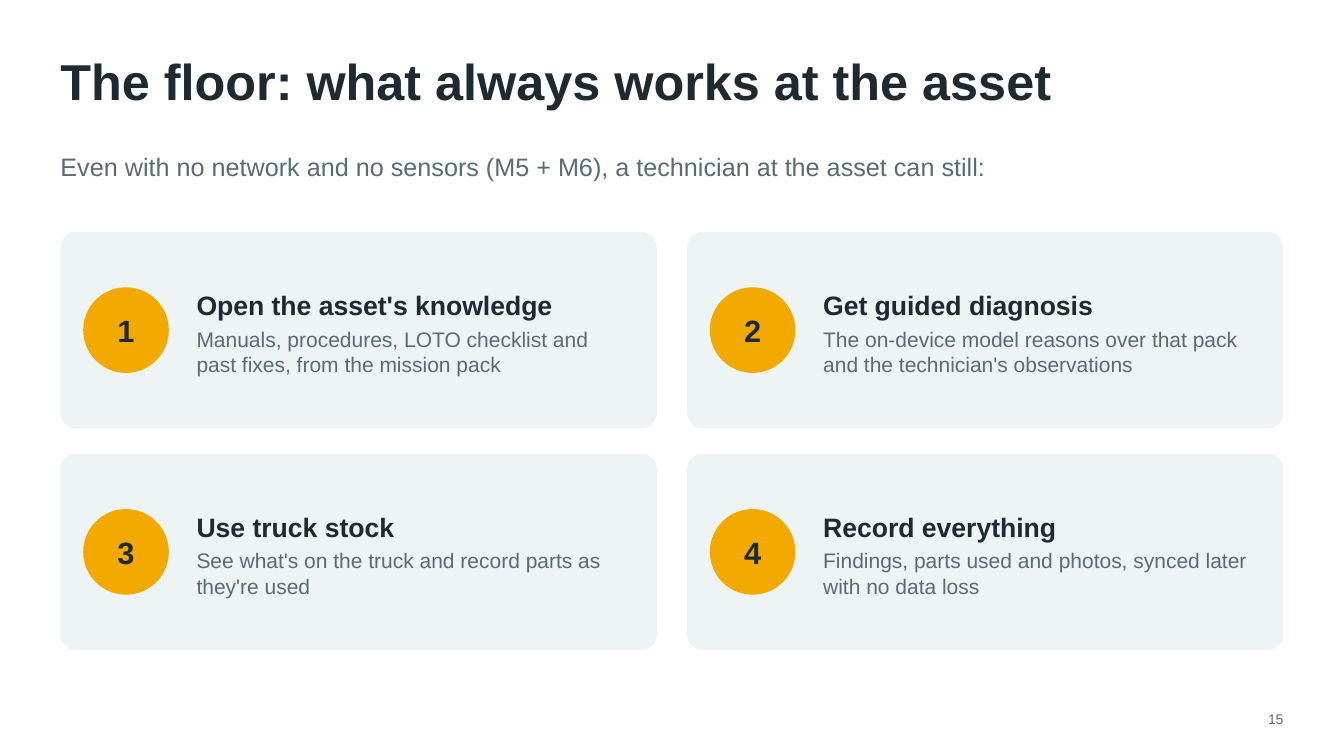
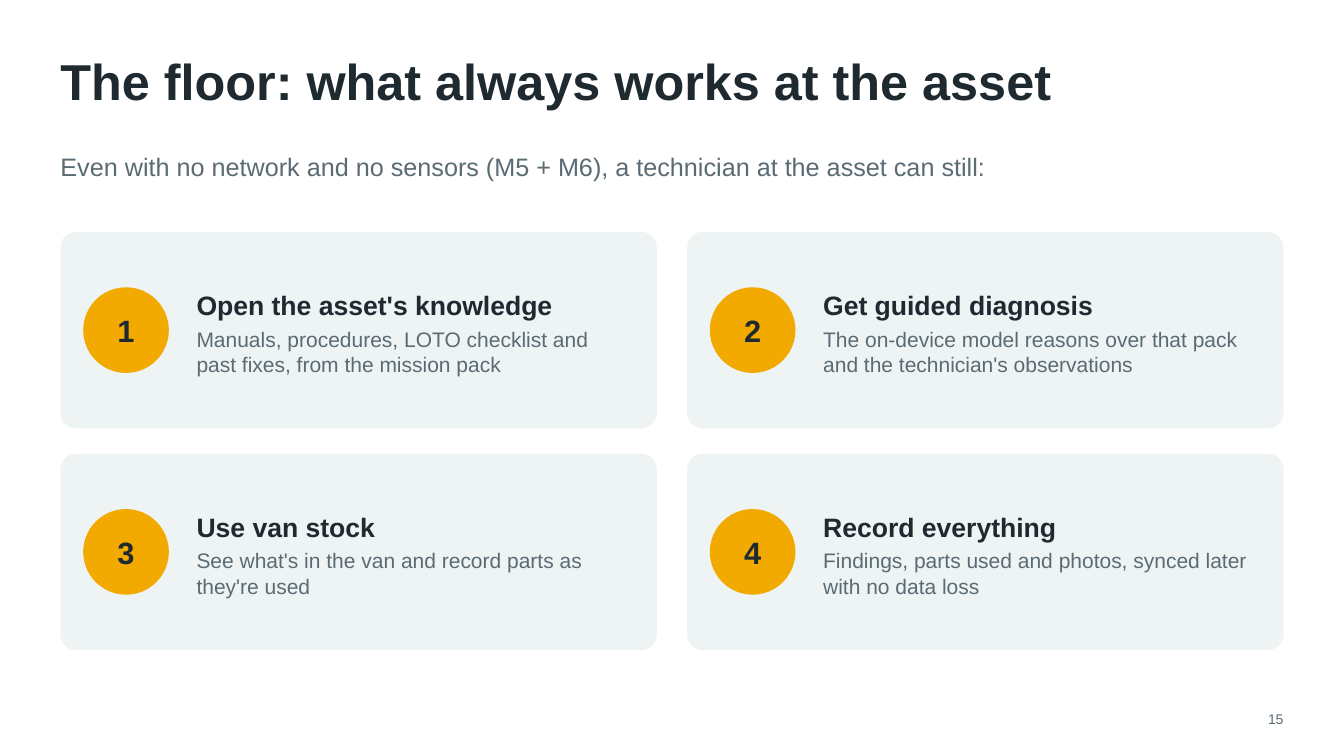
Before and after one commit to chandra50/hybrid-ai-service, a slide deck: slide 15 of docs/hybrid-ai-design.pptx. Drawn at 1344x756 pixels with LibreOffice and Linux fonts; fonts in the diff are those of the drawing. Boxes give left, top, right and bottom in pixels: in the first picture for what was removed or moved away, otherwise in the second. Text is boxed around its words. In the diff, an @@ line names an element or a change of style, - is before the commit and + after.

```diff
--- a/docs/hybrid-ai-design.pptx
+++ b/docs/hybrid-ai-design.pptx
@@ text at (x1=197, y1=517, x2=582, y2=598): text changed @@
-Use truck stock
-See what's on the truck and record parts as they're used
+Use van stock
+See what's in the van and record parts as they're used
```
Also in this commit, not shown: 8 other slides changed, 19 other files.
